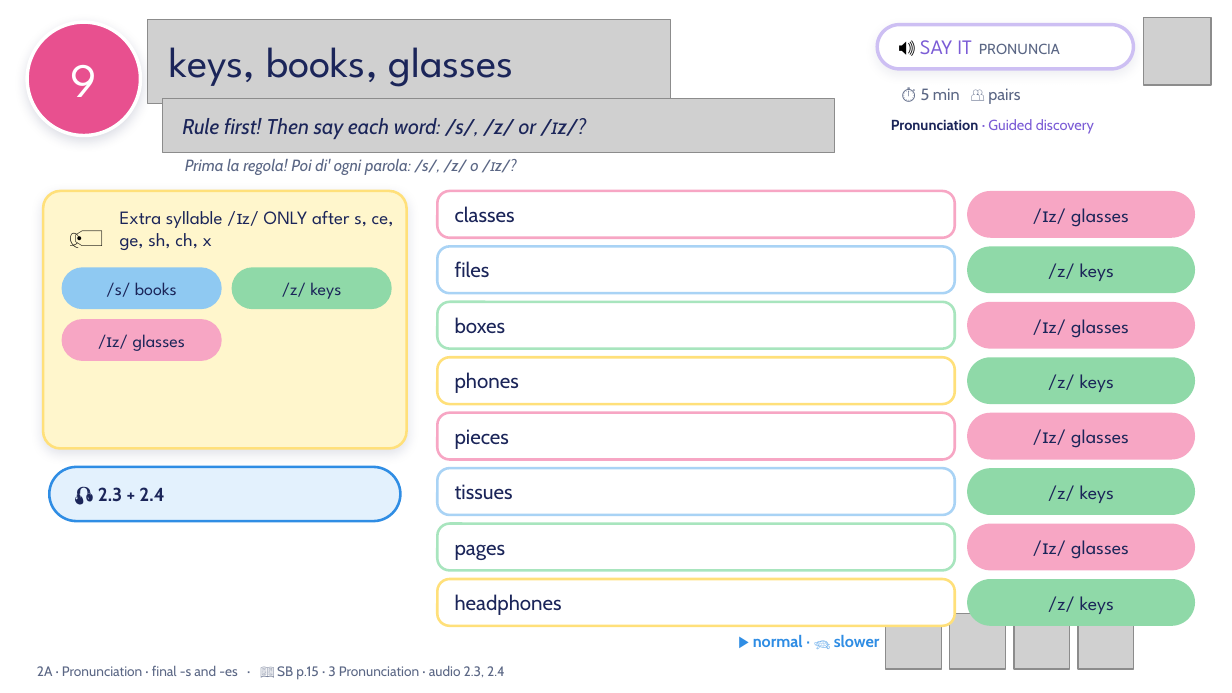
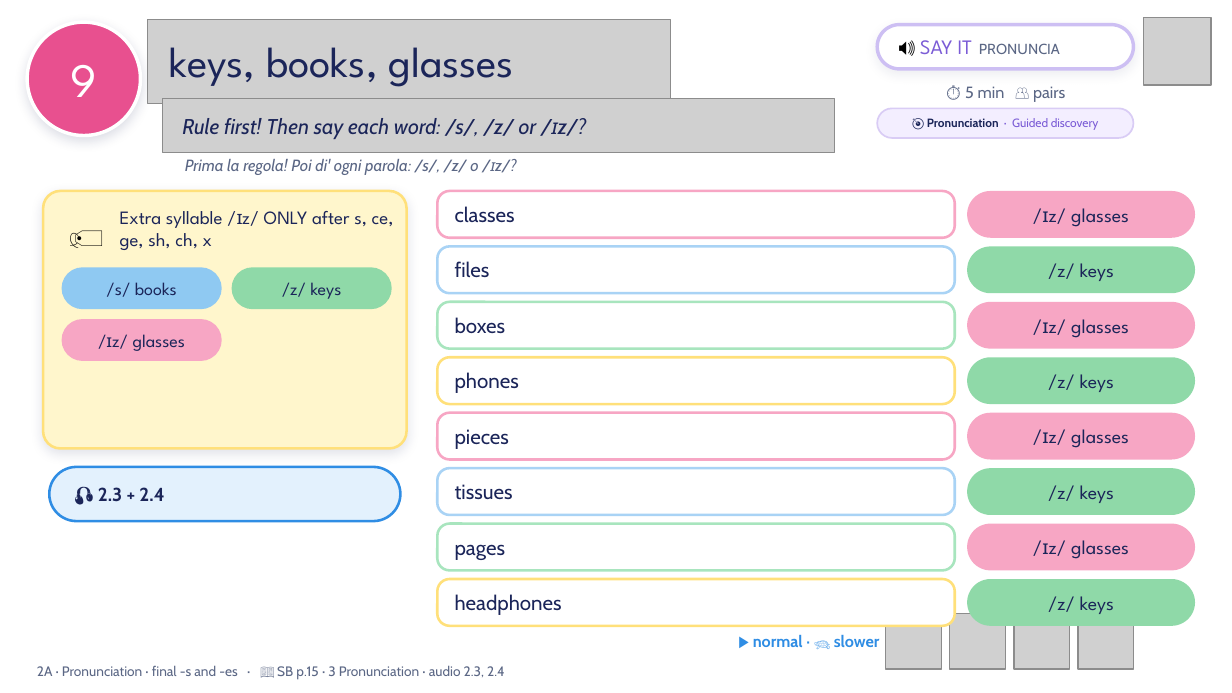
Before and after one commit to londonlanguageschool/Bagheria-, a slide deck: slide 9 of materials/EFE/EFE_2A_Tidy_or_untidy.pptx. Drawn at 1232x693 pixels with LibreOffice and Linux fonts; fonts in the diff are those of the drawing; grey boxes stand for pictures; background and template pictures are left out. Boxes give left, top, right and bottom in pixels: in the first picture for what was removed or moved away, otherwise in the second. Text is boxed around its words. In the diff, an @@ line names an element or a change of style, - is before the commit and + after.

```diff
--- a/materials/EFE/EFE_2A_Tidy_or_untidy.pptx
+++ b/materials/EFE/EFE_2A_Tidy_or_untidy.pptx
@@ text "⏱ 5 min 👥 pairs" moved from (x1=921, y1=88, x2=1020, y2=104) to (x1=965, y1=86, x2=1065, y2=102) @@
@@ text "⏱ 5 min 👥 pairs" at (x1=965, y1=86, x2=1065, y2=102): alignment left to centre @@
@@ rounded rectangle "🎯 Pronunciation · Guided discovery" resized from (x1=891, y1=119, x2=1094, y2=134) to (x1=877, y1=108, x2=1133, y2=138) @@
@@ rounded rectangle "🎯 Pronunciation · Guided discovery" at (x1=877, y1=108, x2=1133, y2=138): fill none to #F3EEFF; outline none to #D9CCF5 1 pt @@
@@ text in rounded rectangle at (x1=927, y1=118, x2=1099, y2=130): text changed; size 8.5 to 7 pt @@
-Pronunciation · Guided discovery
+🎯 Pronunciation · Guided discovery
```
Also in this commit, not shown: 16 other slides changed, 1 other file.
